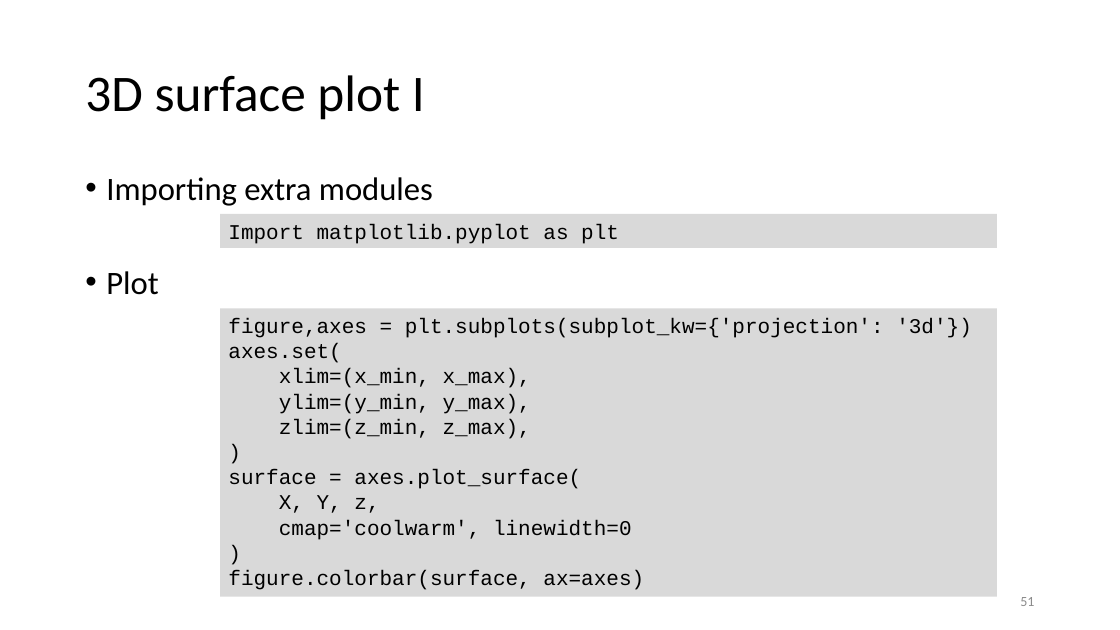
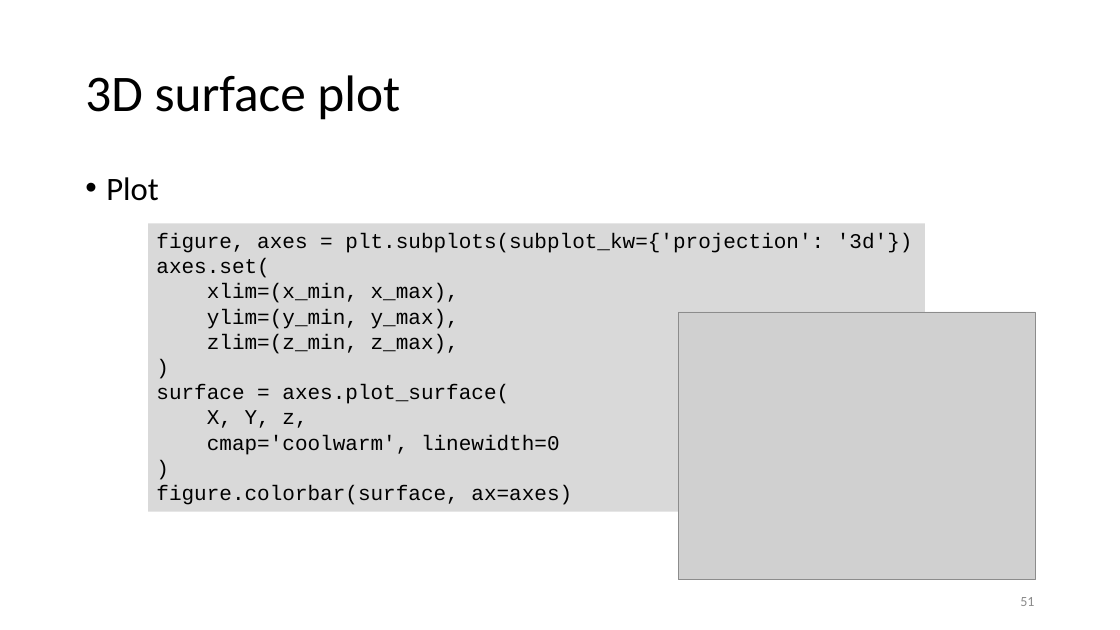
Before and after one commit to gjbex/Scientific-Python, a slide deck: slide 51 of scientific_python.pptx. Drawn at 1120x630 pixels with LibreOffice and Linux fonts; fonts in the diff are those of the drawing; grey boxes stand for pictures. Boxes give left, top, right and bottom in pixels: in the first picture for what was removed or moved away, otherwise in the second. Text is boxed around its words. In the diff, an @@ line names an element or a change of style, - is before the commit and + after.

Commit message:
Bundle 3D surface plot slides into one

```diff
--- a/scientific_python.pptx
+++ b/scientific_python.pptx
@@ title at (85, 75, 400, 120): text changed @@
-3D surface plot I
+3D surface plot
@@ text at (106, 177, 433, 206): paragraph removed @@
-• Importing extra modules
@@ rectangle "figure, axes = plt.subplots(subplot_kw={'projection': '3d'})": place and size @@
-rectangle "figure, axes = plt.subplots(subplot_kw={'projection': '3d'})" at (220, 308, 997, 597)
+rectangle "figure, axes = plt.subplots(subplot_kw={'projection': '3d'})" at (148, 223, 925, 512)
@@ text in rectangle at (156, 233, 913, 253): spaces changed @@
-figure,axes = plt.subplots(subplot_kw={'projection': '3d'})
+figure, axes = plt.subplots(subplot_kw={'projection': '3d'})
@@ rectangle removed at (220, 214, 997, 248) @@
-Import matplotlib.pyplot as plt
@@ picture added at (679, 312, 1036, 580) @@
```
Also in this commit, not shown: 2 other slides changed, 1 slide removed.
